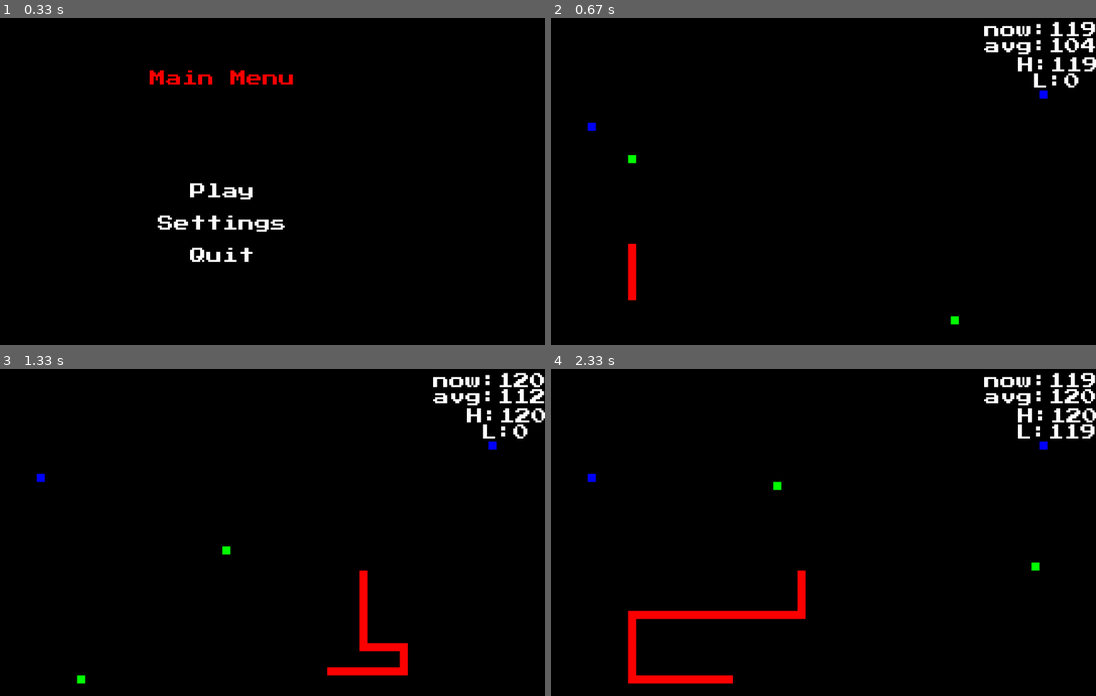
Above: before the commit, frames 1-4 (two rows, left to right).
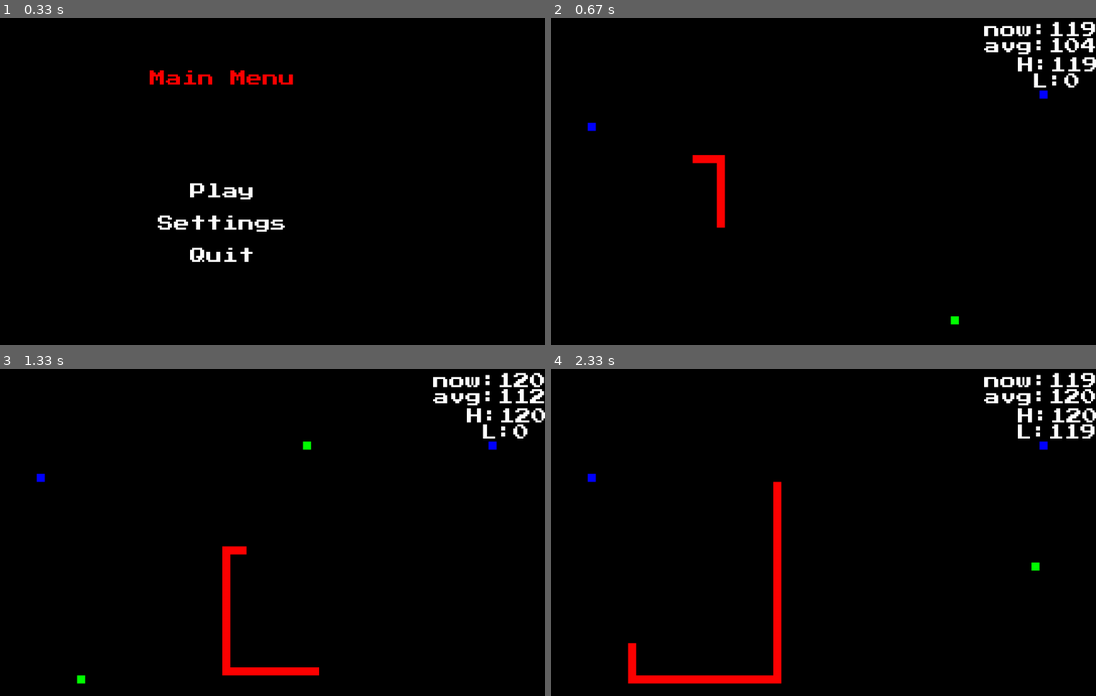
Above: after the commit, the same moments.

Repository: nmurphy101/Pygame2DFramework
Game: pygame game, started from main.py
Two runs of this game, one before a commit and one after it. Both use one fixed random seed, a clock stepped at 60 frames per second and the inputs below.
Inputs (mouse positions are in pixels of both pictures, inside the frame that each line leads up to):
- Up to frame 1 (0.33 s): no input
- Up to frame 2 (0.67 s): click (774, 191) at 0.38 s
- Up to frame 3 (1.33 s): no input
- Up to frame 4 (2.33 s): no input

Frame 1 is identical in both runs. In frame 2, 0.8% of the frame differs, in the area x 14-32%, y 41-87%; in frame 3, 2.2%; in frame 4, 2.3%, in the area x 14-47%, y 34-97%.

Commit message:
Added diagonal sightlines Working on adding timed secondary target chasing WIP

Diff:
--- a/pkg/snake_game/ai/ai.py
+++ b/pkg/snake_game/ai/ai.py
@@ -12,6 +12,7 @@
 '''
 
 import math
+from datetime import datetime, timedelta
 import pygame
 
 class DecisionBox:
@@ -25,6 +26,7 @@
         self.difficulty = None
         self.obj_container = None
         self.portal_use_difficulty = 1
+        self.time_chase = 0
 
     def decide_direction(self, entity, target, obj_container, difficulty=0):
         if not target:
@@ -63,7 +65,7 @@
     def situational_intent(self, entity, target):
         # print("situational Intent Chosen")
         intent = None
-        if not entity.secondary_target:
+        if entity.secondary_target == None:
             # Equal, Right, or left  Intent
             if entity.position[0] < target[0]:
                 intent = 1
@@ -75,16 +77,24 @@
             elif entity.position[1] > target[1]:
                 intent = 0
         else:
-            # Equal, Right, or left  Intent
-            if entity.position[0] < entity.secondary_target[0]:
-                intent = 1
-            elif entity.position[0] > entity.secondary_target[0]:
-                intent = 3
-            # Equal, down, or up  Intent
-            elif entity.position[1] < entity.secondary_target[1]:
-                intent = 2
-            elif entity.position[1] > entity.secondary_target[1]:
-                intent = 0
+            # Go for secondary target within timeframe
+            if datetime.now() <= entity.since_secondary_target + timedelta(seconds=self.time_chase):
+                print("tracking secondary target")
+                # Equal, Right, or left  Intent
+                if entity.position[0] < entity.secondary_target[0]:
+                    intent = 1
+                elif entity.position[0] > entity.secondary_target[0]:
+                    intent = 3
+                # Equal, down, or up  Intent
+                elif entity.position[1] < entity.secondary_target[1]:
+                    intent = 2
+                elif entity.position[1] > entity.secondary_target[1]:
+                    intent = 0
+            else:
+                print("Giving up on secondary target")
+                # Give up on going for the secondary target
+                entity.secondary_target = None
+                self.situational_intent(entity, target)
 
         intent = self.check_intent(entity, intent)
 
--- a/pkg/snake_game/entities/entity.py
+++ b/pkg/snake_game/entities/entity.py
@@ -84,13 +84,18 @@
         # Sight lines
         self.sight_lines = [
             Line(0, self),
+            Line(.5, self),
+            Line(1, self),
+            Line(1.5, self),
             Line(2, self),
+            Line(2.5, self),
             Line(3, self),
-            Line(1, self),
+            Line(3.5, self),
         ]
         # Pathfinding variables
         self.target = None
         self.secondary_target = None
+        self.since_secondary_target = datetime.now()
         # children list
         self.children = Deque()
 
@@ -123,9 +128,9 @@
                 draw(line, self)
             # Draw each child if there are any
             for child in self.children:
-                child.draw(_, __)
-
-    def refresh_draw(self, _):
+                child.draw(obj_container, updated_refresh)
+
+    def refresh_draw(self):
         '''
         refresh_draw
         ~~~~~~~~~~
@@ -294,7 +299,6 @@
                         break
             if taken == True:
                 continue
-            self.rect = self.image.get_rect(topleft=self.position)
             found_spawn = True
 
     def aquire_primary_target(self, target_name):
@@ -313,6 +317,23 @@
         self.direction = self.app.game.chosen_ai.decide_direction(
             self, self.target, self.app.game.sprite_group, difficulty=10
         )
+        self.since_secondary_target = datetime.now()
+
+    def spawn(self, obj_container):
+        '''
+        spawn
+        ~~~~~~~~~~
+
+        spawn does stuff
+        '''
+        if not self.alive:
+            self.set_random_spawn(obj_container)
+            self.alive = True
+            if self.children:
+                for child in self.children:
+                    child.spawn(obj_container)
+            return True
+        return False
 
     def grow(self, eaten_obj):
         pass
@@ -324,9 +345,6 @@
         pass
 
     def move(self):
-        return None
-
-    def spawn(self, obj_container):
         return None
 
     def teleport(self, oth_obj):
@@ -346,14 +364,17 @@
         self.color = (255, 105, 180, (self.opasity))
         self.direction = direction
         # determine entity's sightline end point
-        draw_line = {
-            0: lambda: self.draw_up(entity),
-            2: lambda: self.draw_down(entity),
-            3: lambda: self.draw_left(entity),
-            1: lambda: self.draw_right(entity),
-        }.get(self.direction)
-        # Run the chosen line to draw
-        draw_line()
+        self.line_options = {
+            0: lambda *args: self.draw_up(*args),
+            .5: lambda *args: self.draw_up_right(*args),
+            1: lambda *args: self.draw_right(*args),
+            1.5: lambda *args: self.draw_down_right(*args),
+            2: lambda *args: self.draw_down(*args),
+            2.5: lambda *args: self.draw_down_left(*args),
+            3: lambda *args: self.draw_left(*args),
+            3.5: lambda *args: self.draw_up_left(*args),
+        }
+        self.line_options.get(self.direction)(entity)
         if self.opasity == 0:
             chosen_screen = entity.alpha_screen
         else :
@@ -380,15 +401,8 @@
             chosen_screen = entity.screen
         # Clear previous frame obj's location
         chosen_screen.fill((0, 0, 0, 0), (self.rect.x, self.rect.y, self.rect.width, self.rect.height))
-        # determine entity's sightline end point
-        draw_line = {
-            0: lambda: self.draw_up(entity),
-            2: lambda: self.draw_down(entity),
-            3: lambda: self.draw_left(entity),
-            1: lambda: self.draw_right(entity),
-        }.get(self.direction)
-        # Run the chosen line to draw
-        draw_line()
+        # determine entity's sightline end point and draw it
+        self.line_options.get(self.direction)(entity)
         # Draw the line representing the rect
         self.rect = pygame.draw.line(
             chosen_screen,
@@ -401,11 +415,23 @@
     def draw_up(self, entity):
         self.end = entity.rect.center[0], entity.rect.center[1] - entity.sight
 
+    def draw_up_right(self, entity):
+        self.end = entity.rect.center[0] + entity.sight, entity.rect.center[1] - entity.sight
+
+    def draw_right(self, entity):
+        self.end = entity.rect.center[0] + entity.sight, entity.rect.center[1]
+
+    def draw_down_right(self, entity):
+        self.end = entity.rect.center[0] + entity.sight, entity.rect.center[1] + entity.sight
+
     def draw_down(self, entity):
         self.end = entity.rect.center[0], entity.rect.center[1] + entity.sight
 
+    def draw_down_left(self, entity):
+        self.end = entity.rect.center[0] - entity.sight, entity.rect.center[1] + entity.sight
+
     def draw_left(self, entity):
         self.end = entity.rect.center[0] - entity.sight, entity.rect.center[1]
 
-    def draw_right(self, entity):
-        self.end = entity.rect.center[0] + entity.sight, entity.rect.center[1]
+    def draw_up_left(self, entity):
+        self.end = entity.rect.center[0] - entity.sight, entity.rect.center[1] - entity.sight
--- a/pkg/snake_game/entities/food/food.py
+++ b/pkg/snake_game/entities/food/food.py
@@ -61,37 +61,6 @@
         updated = self.spawn(obj_container)
         return updated
 
-    def draw(self, _, __):
-        '''
-        draw
-        ~~~~~~~~~~
-
-        draw does stuff
-        '''
-        # render if alive
-        if self.alive:
-            # Clear previous frame obj's location
-            self.screen.fill((0, 0, 0, 0), (self.rect.x, self.rect.y, self.rect.width, self.rect.height))
-            # place hitbox at position
-            self.rect.topleft = self.position
-            # Render the tail segment based on it's parameters
-            self.screen.blit(self.image, self.position)
-
-    def spawn(self, obj_container):
-        '''
-        spawn
-        ~~~~~~~~~~
-
-        spawn does stuff
-        '''
-        # pylint: disable=access-member-before-definition
-        if not self.alive:
-            # print(f"Spawning {self.ID}")
-            self.set_random_spawn(obj_container)
-            self.alive = True
-            return True
-        return False
-
     def interact(self, obj1):
         # Grow obj1 and up obj1's score
         obj1.grow(self)
--- a/pkg/snake_game/entities/snake/snake.py
+++ b/pkg/snake_game/entities/snake/snake.py
@@ -106,14 +106,10 @@
             if updated_refresh[1]:
                 # Draw each child if there are any
                 for child in self.children:
-                    child.refresh_draw(obj_container)
+                    child.refresh_draw()
             elif len(self.children) > 0 and self.child_train:
                 # Only move/render the last child to front of the train
                 self.children[-1].draw(obj_container, updated_refresh)
-            else:
-                # Draw each child if there are any
-                for child in self.children:
-                    child.refresh_draw(obj_container)
 
     def grow(self, eaten_obj):
         '''
--- a/pkg/snake_game/entities/tele_portal/tele_portal.py
+++ b/pkg/snake_game/entities/tele_portal/tele_portal.py
@@ -11,8 +11,9 @@
     :license: GPLv3, see LICENSE for more details.
 '''
 
+
+import random
 from datetime import datetime, timedelta
-import random
 import pygame
 # pylint: disable=relative-beyond-top-level
 from ..entity import Entity
@@ -66,46 +67,12 @@
             self.children.append(TelePortal(alpha_screen, screen, screen_size, app, parent=self))
 
     def update(self, obj_container):
+        # if datetime.now() >= self.spawn_timer:
         # try to spawn if obj can
         updated = self.spawn(obj_container)
+        # else:
+            # updated = False
         return updated
-
-    def draw(self, _, __):
-        '''
-        draw
-        ~~~~~~~~~~
-
-        draw does stuff
-        '''
-        # render if alive
-        if self.alive:
-            # Clear previous frame obj's location
-            self.screen.fill((0, 0, 0, 0), (self.rect.x, self.rect.y, self.rect.width, self.rect.height))
-            # place hitbox at position
-            self.rect.topleft = self.position
-            # Render the tail segment based on it's parameters
-            self.screen.blit(self.image, self.position)
-            # Draw each child if there are any
-            for child in self.children:
-                child.draw(_, __)
-
-    def spawn(self, obj_container):
-        '''
-        spawn
-        ~~~~~~~~~~
-
-        spawn does stuff
-        '''
-        # pylint: disable=access-member-before-definition
-        if not self.alive and datetime.now() > self.spawn_timer:
-            self.set_random_spawn(obj_container)
-            self.alive = True
-            if self.children:
-                for child in self.children:
-                    child.spawn(obj_container)
-            return True
-        return False
-
 
     def teleport(self, obj):
         '''
@@ -134,7 +101,7 @@
 
         interact does stuff
         '''
-        if self.activated + timedelta(seconds=self.abilty_cooldown) < datetime.now():
+        if self.activated + timedelta(seconds=self.abilty_cooldown) <= datetime.now():
             # teleport not on cooldown
             self.activated = datetime.now()
         else:
